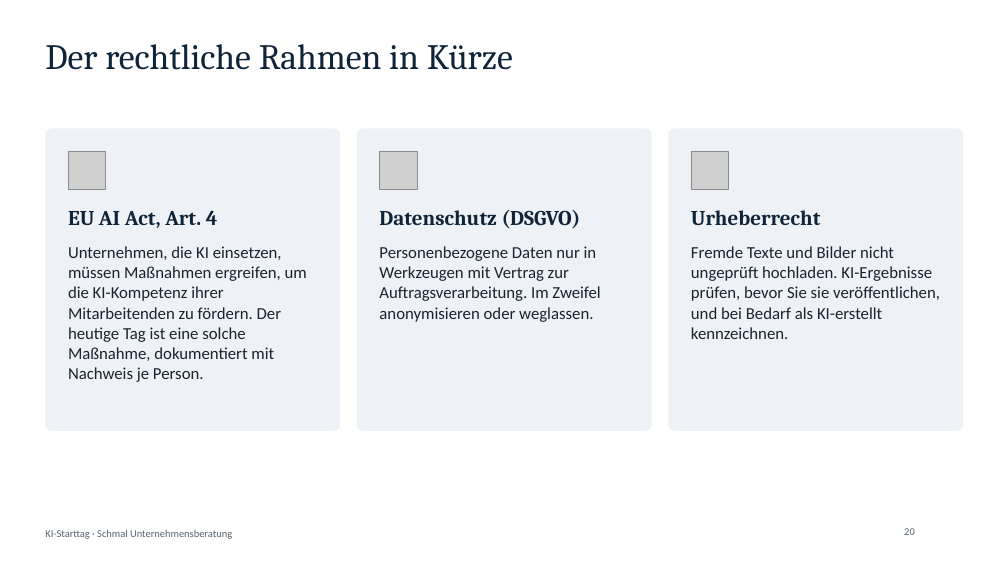
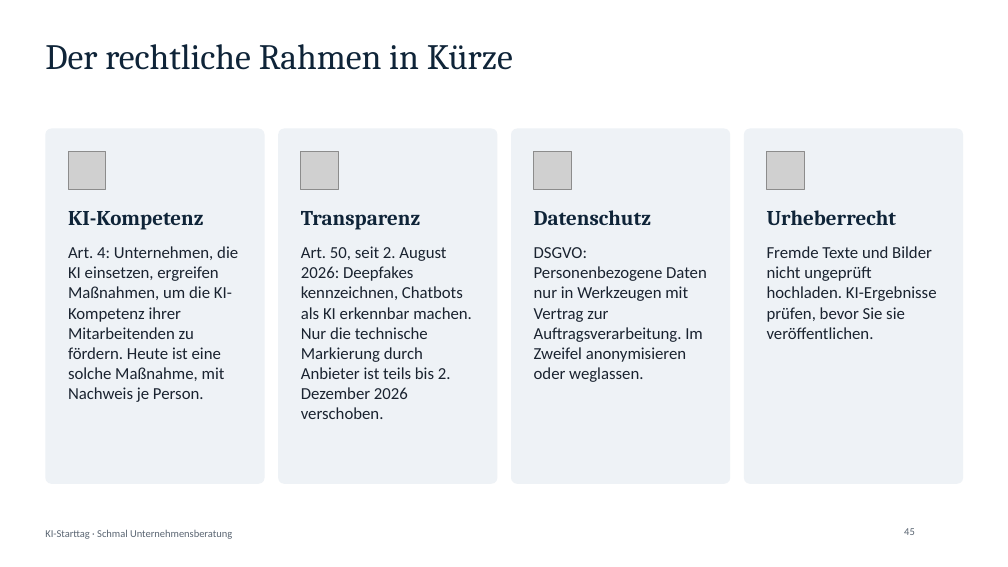
Before and after one commit to ESUnternehmensberatung/schmal-unternehmensberatung-website, a slide deck: slide 45 of starttag/KI-Starttag-Praesentation.pptx (slide 20 before the commit). Drawn at 1008x567 pixels with LibreOffice and Linux fonts; fonts in the diff are those of the drawing; grey boxes stand for pictures; background and template pictures are left out. Boxes give left, top, right and bottom in pixels: in the first picture for what was removed or moved away, otherwise in the second. Text is boxed around its words. In the diff, an @@ line names an element or a change of style, - is before the commit and + after.

```diff
--- a/starttag/KI-Starttag-Praesentation.pptx
+++ b/starttag/KI-Starttag-Praesentation.pptx
@@ rounded rectangle: place and size @@
-rounded rectangle at (45, 129, 340, 431)
+rounded rectangle at (45, 129, 265, 484)
@@ rounded rectangle: place and size @@
-rounded rectangle at (357, 129, 652, 431)
+rounded rectangle at (278, 129, 498, 484)
@@ proportions changed in 3 elements at (45, 129, 265, 484), (278, 129, 498, 484), (511, 129, 730, 484) @@
@@ rounded rectangle: place and size @@
-rounded rectangle at (668, 129, 963, 431)
+rounded rectangle at (511, 129, 730, 484)
@@ rounded rectangle added at (744, 129, 963, 484), fill #EEF2F6 @@
@@ picture added at (301, 151, 339, 189) @@
@@ picture removed at (380, 151, 417, 189) @@
@@ picture added at (534, 151, 572, 189) @@
@@ picture removed at (691, 151, 729, 189) @@
@@ picture added at (767, 151, 805, 189) @@
@@ text "Urheberrecht": place and size @@
-text "Urheberrecht" at (691, 210, 821, 225)
+text "Urheberrecht" at (767, 210, 897, 225)
@@ text at (68, 211, 204, 230): text changed @@
-EU AI Act, Art. 4
+KI-Kompetenz
@@ text added at (301, 211, 420, 230), 20 pt, text #0F2438, bold @@
+Transparenz
@@ text at (534, 210, 651, 225): text changed @@
-Datenschutz (DSGVO)
+Datenschutz
@@ text at (68, 246, 238, 402): text changed @@
-Unternehmen, die KI einsetzen, müssen Maßnahmen ergreifen, um die KI-Kompetenz ihrer Mitarbeitenden zu fördern. Der heutige Tag ist eine solche Maßnahme, dokumentiert mit Nachweis je Person.
+Art. 4: Unternehmen, die KI einsetzen, ergreifen Maßnahmen, um die KI-Kompetenz ihrer Mitarbeitenden zu fördern. Heute ist eine solche Maßnahme, mit Nachweis je Person.
@@ text added at (301, 246, 472, 419), 16 pt, text #1A2330 @@
+Art. 50, seit 2. August 2026: Deepfakes kennzeichnen, Chatbots als KI erkennbar machen. Nur die technische Markierung durch Anbieter ist teils bis 2. Dezember 2026 verschoben.
@@ text at (534, 247, 707, 382): text changed @@
-Personenbezogene Daten nur in Werkzeugen mit Vertrag zur Auftragsverarbeitung. Im Zweifel anonymisieren oder weglassen.
+DSGVO: Personenbezogene Daten nur in Werkzeugen mit Vertrag zur Auftragsverarbeitung. Im Zweifel anonymisieren oder weglassen.
@@ text at (767, 246, 937, 339): text changed @@
-Fremde Texte und Bilder nicht ungeprüft hochladen. KI-Ergebnisse prüfen, bevor Sie sie veröffentlichen, und bei Bedarf als KI-erstellt kennzeichnen.
+Fremde Texte und Bilder nicht ungeprüft hochladen. KI-Ergebnisse prüfen, bevor Sie sie veröffentlichen.
@@ page number at (904, 528, 915, 535): text changed @@
-20
+45
```
Also in this commit, not shown: 12 other slides changed, 25 slides added, 4 other files.
